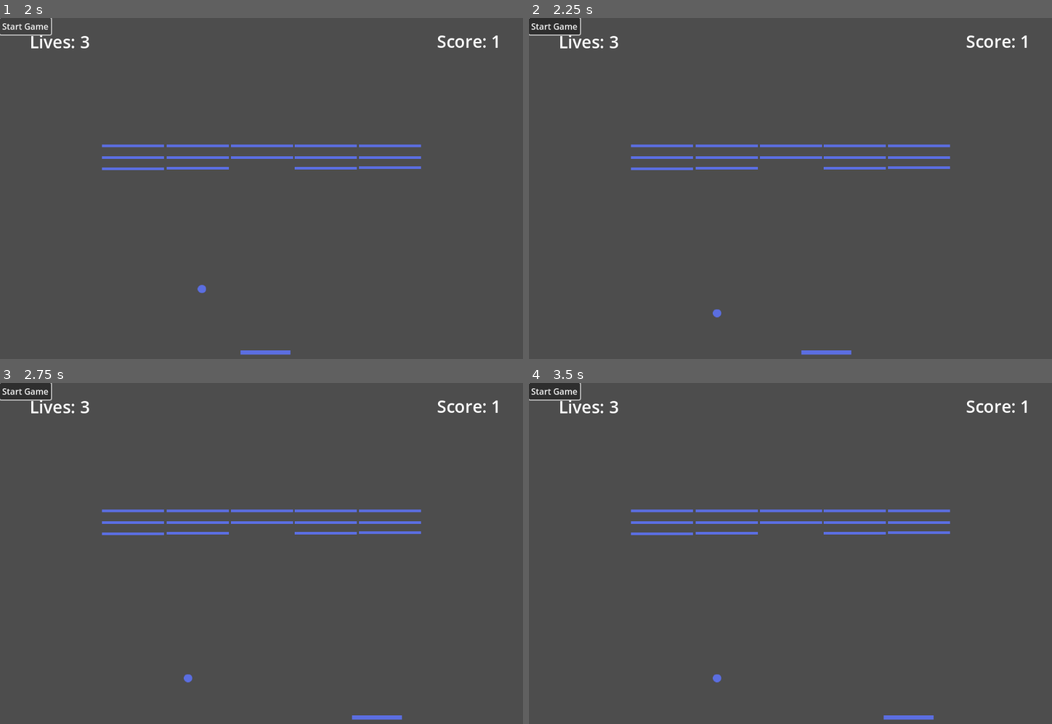
Above: before the commit, frames 1-4 (two rows, left to right).
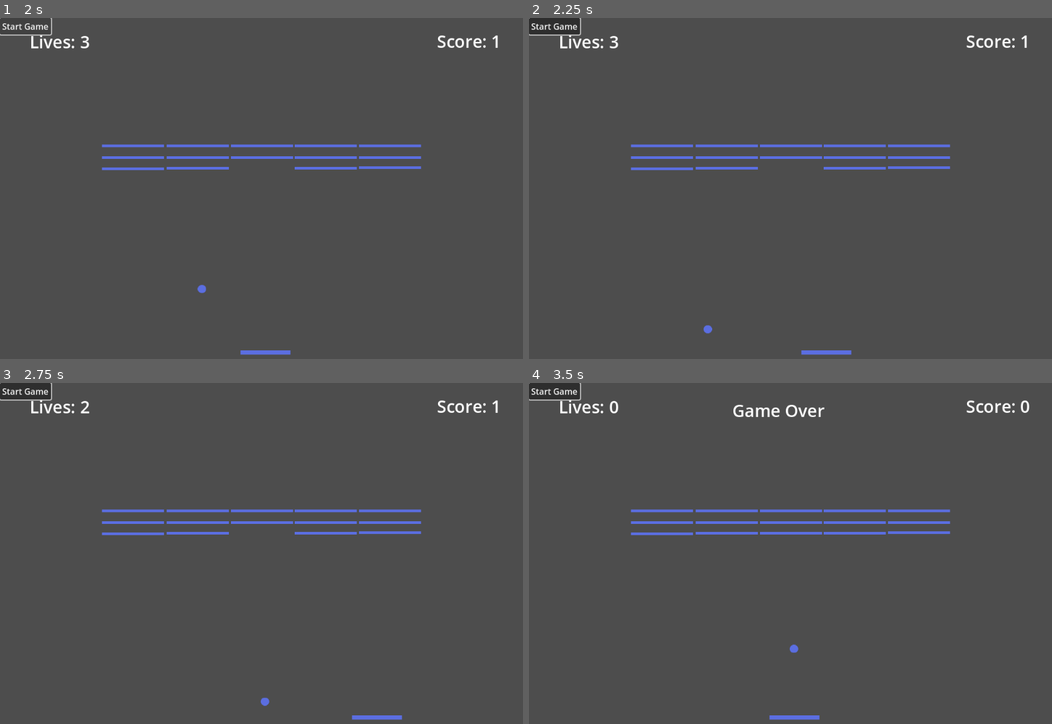
Above: after the commit, the same moments.

Repository: Dripcoding/godot-breakout2d
Game: Godot game, scene res://scenes/main.tscn
The game is run twice, just before and just after one commit, with the same random seed, the same clock (stepped at 60 frames per second) and the same inputs.
Inputs (mouse positions are in pixels of both pictures, inside the frame that each line leads up to):
- Up to frame 1 (2 s): click "Start Game" at 0.5 s; click "Start Game" at 1.25 s
- Up to frame 2 (2.25 s): tap Enter at 2 s; move the mouse to (910, 191) at 2.02 s; hold Right (move_right) from 2.03 s (still down); tap R (resume) at 2.1 s; click (910, 191) at 2.17 s
- Up to frame 3 (2.75 s): keep holding Right (move_right)
- Up to frame 4 (3.5 s): release Right (move_right) at 2.75 s; drag from (685, 594) to (outside the picture) at 2.77 s

Frame 1 is identical in both runs. In frame 2, less than 0.1% of the frame differs, in the area x 33-37%, y 85-93%; in frame 3, 0.1%; in frame 4, 0.8%, in the area x 15-96%, y 5-99%.

Commit message:
redo game pause

Diff:
--- a/code/ball_states/game_paused_state.gd
+++ b/code/ball_states/game_paused_state.gd
@@ -13,8 +13,6 @@
 	if state.linear_velocity != Vector2.ZERO:
 		context.set_previous_velocity(state.linear_velocity)
 
-	state.linear_velocity = Vector2.ZERO
-
 
 func get_ball_context() -> Ball:
 	return ball_context
--- a/code/ball_states/game_resumed_state.gd
+++ b/code/ball_states/game_resumed_state.gd
@@ -9,7 +9,8 @@
 
 
 func handle_physics(state: PhysicsDirectBodyState2D) -> void:
-	state.linear_velocity = get_ball_context().get_previous_velocity()
+	if state.linear_velocity == Vector2.ZERO:
+		state.linear_velocity = get_ball_context().get_previous_velocity()
 
 
 func get_ball_context() -> Ball:
--- a/code/main.gd
+++ b/code/main.gd
@@ -11,10 +11,12 @@
 
 
 func pause_game() -> void:
+	get_tree().paused = true
 	propagate_call('pause')
 
 
 func resume_game() -> void:
+	get_tree().paused = false
 	propagate_call('resume')
 
 
--- a/scenes/ball.tscn
+++ b/scenes/ball.tscn
@@ -11,6 +11,7 @@
 radius = 8.0
 
 [node name="Ball" type="RigidBody2D"]
+process_mode = 3
 position = Vector2(-11, 2)
 physics_material_override = SubResource("PhysicsMaterial_idmfa")
 gravity_scale = 0.0
--- a/scenes/main.tscn
+++ b/scenes/main.tscn
@@ -16,6 +16,7 @@
 bounce = 1.0
 
 [node name="Main" type="Node"]
+process_mode = 3
 script = ExtResource("1_3mcnq")
 
 [node name="Player" parent="." groups=["player"] instance=ExtResource("2_wluck")]
--- a/scenes/player.tscn
+++ b/scenes/player.tscn
@@ -11,6 +11,9 @@
 scale = Vector2(3.61116, 2)
 texture = ExtResource("1_w4g0x")
 script = ExtResource("2_oei2p")
+speed = null
+position_x_initial = null
+position_y_initial = null
 
 [node name="CharacterBody2D" type="CharacterBody2D" parent="."]
 
--- a/test/integration/test_main_integration.gd
+++ b/test/integration/test_main_integration.gd
@@ -26,6 +26,7 @@
 
 
 func test_player_pausing_game():
+    var main = get_node("Main")
     var ball = get_node("Main/Ball")
     var player = get_node("Main/Player")
     var hud = get_node("Main/Hud")
@@ -38,6 +39,7 @@
     pause_game()
     var player_position_2 = move_left()
 
+    assert_eq(main.get_tree().paused, true, "Game should be paused")
     assert_true(player.pause_game, "Player should be paused")
     assert_eq(player_position_1, player_position_2, "Player should not move while game is paused")
     assert_eq(hud.player_lives, 3, "Player should not lose a life while game is paused")
@@ -78,6 +80,7 @@
 
 
 func test_player_resuming_game():
+    var main = get_node("Main")
     var player = get_node("Main/Player")
     var ball = get_node("Main/Ball")
     var hud = get_node("Main/Hud")
@@ -92,6 +95,7 @@
     var player_position_1 = move_left()
     var player_position_2 = move_left()
 
+    assert_true(main.get_tree().paused == false, "Game should not be paused")
     assert_false(player.pause_game, "Player should not be paused")
     assert_ne(player_position_1, player_position_2, "Player should move after game is resumed")
     assert_eq(hud.player_lives, 3, "Player should not lose a life while game is resumed")
